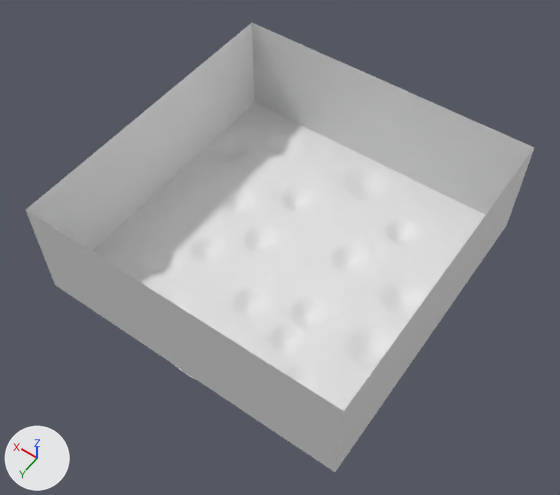
One commit to the Blender file The-Wood-Between-Worlds/Assets/Prefabs/Ground.blend: the scene before it, then after it.
Before and after are seen from a 50 mm camera at (-41.6, 60.2, 95.2) aimed at (-0.8, 3.2, 5.6). The axes (+X, +Y, +Z) are drawn at lower left. The lights are the same throughout.

In view in the first picture: 'Boundry wall East', 'Boundry wall North', 'Boundry wall South', 'Boundry wall West', 'Ground Plane', 'Pond Bottom'.
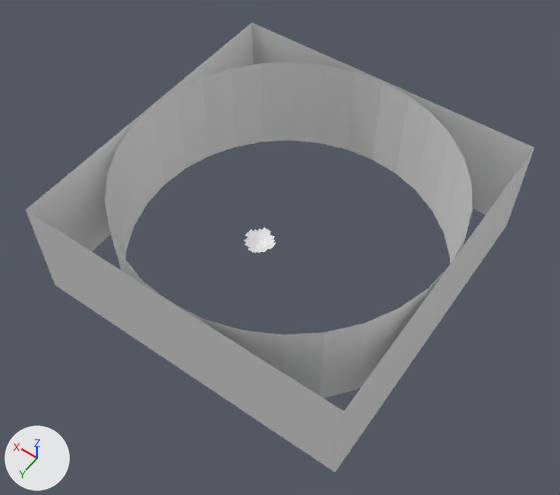
The change, as JSON lines over the scene's bpy script:
```json
{"op": "add", "block": "me_cylinder_003", "code": ["me_cylinder_003 = bpy.data.meshes.new('Cylinder.003')", "me_cylinder_003.from_pydata(...)  # 18 vertices, 8 faces; spans x 17.7..25.0, y -17.7..17.7, z -8.5..8.5"]}
{"op": "add", "block": "me_cylinder_002", "code": ["me_cylinder_002 = bpy.data.meshes.new('Cylinder.002')", "me_cylinder_002.from_pydata(...)  # 18 vertices, 8 faces; spans x -17.7..17.7, y 17.7..25.0, z -8.5..8.5"]}
{"op": "add", "block": "me_cylinder_001", "code": ["me_cylinder_001 = bpy.data.meshes.new('Cylinder.001')", "me_cylinder_001.from_pydata(...)  # 18 vertices, 8 faces; spans x -25.0..-17.7, y -17.7..17.7, z -8.5..8.5"]}
{"op": "add", "block": "me_cylinder", "code": ["me_cylinder = bpy.data.meshes.new('Cylinder')", "me_cylinder.from_pydata(...)  # 18 vertices, 8 faces; spans x -17.7..17.7, y -25.0..-17.7, z -8.5..8.5"]}
{"op": "add", "block": "ob_ground_plane", "code": "ob_ground_plane.hide_set(True)"}
{"op": "add", "block": "ob_cyclorama_south", "code": ["ob_cyclorama_south = bpy.data.objects.new('Cyclorama South', me_cylinder_003)", "ob_cyclorama_south.location = (0.0, 0.0, 8.5)"]}
{"op": "add", "block": "ob_cyclorama_east", "code": ["ob_cyclorama_east = bpy.data.objects.new('Cyclorama East', me_cylinder_002)", "ob_cyclorama_east.location = (0.0, 0.0, 8.5)"]}
{"op": "add", "block": "ob_cyclorama_north", "code": ["ob_cyclorama_north = bpy.data.objects.new('Cyclorama North', me_cylinder_001)", "ob_cyclorama_north.location = (0.0, 0.0, 8.5)"]}
{"op": "add", "block": "ob_cyclorama_west", "code": ["ob_cyclorama_west = bpy.data.objects.new('Cyclorama West', me_cylinder)", "ob_cyclorama_west.location = (0.0, 0.0, 8.5)"]}
```

Changed parts and their boxes (x1, y1, x2, y2) in the pictures (560 x 495 px):
```json
{"object": "Ground Plane", "change": "hidden", "before": [92, 102, 485, 411]}
{"object": "Cyclorama West", "change": "added", "after": [261, 62, 464, 233]}
{"object": "Cyclorama South", "change": "added", "after": [105, 63, 263, 260]}
{"object": "Cyclorama North", "change": "added", "after": [319, 159, 472, 398]}
{"object": "Cyclorama East", "change": "added", "after": [105, 204, 325, 395]}
{"object": "Boundry wall East", "change": "unchanged, covered by the edit", "before": [252, 23, 534, 215], "after": [252, 23, 534, 215]}
{"object": "Boundry wall South", "change": "unchanged, covered by the edit", "before": [26, 23, 254, 252], "after": [26, 23, 253, 252]}
```
